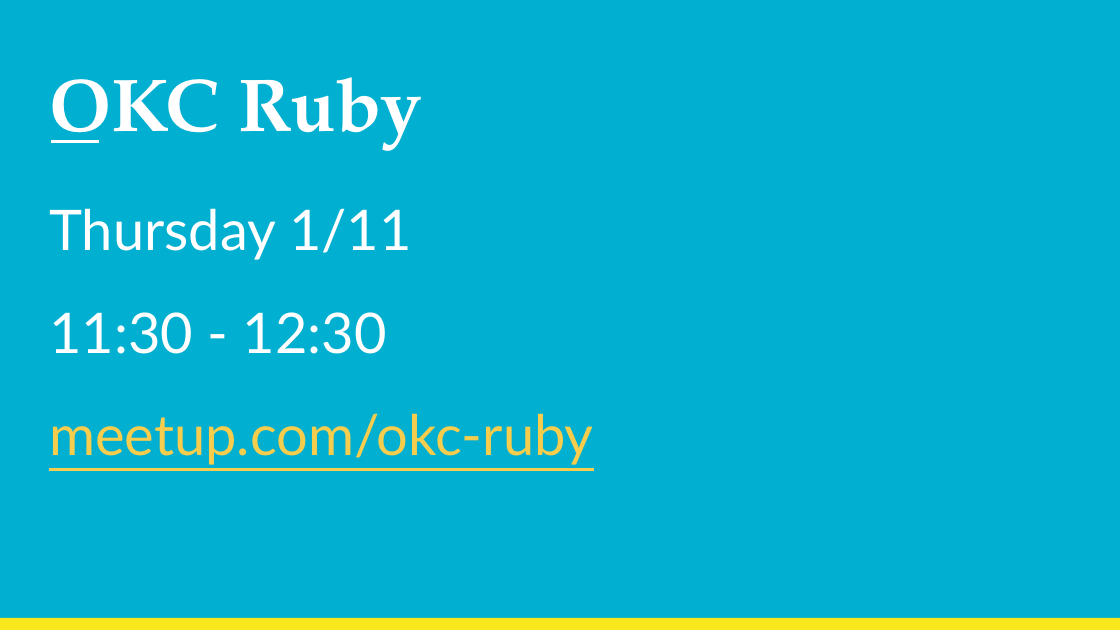
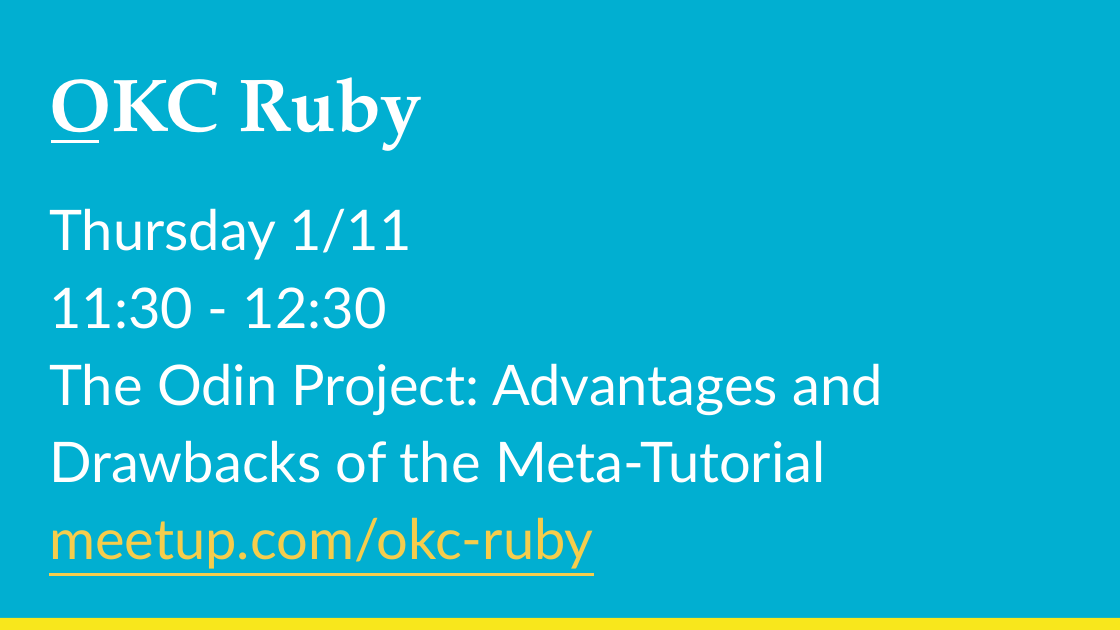
Before and after one commit to kacollins/slideshows, a slide deck: slide 10 of 2018-01-10 OKC Python.pptx. Drawn at 1120x630 pixels with LibreOffice and Linux fonts; fonts in the diff are those of the drawing. Boxes give left, top, right and bottom in pixels: in the first picture for what was removed or moved away, otherwise in the second. Text is boxed around its words. In the diff, an @@ line names an element or a change of style, - is before the commit and + after.

```diff
--- a/2018-01-10 OKC Python.pptx
+++ b/2018-01-10 OKC Python.pptx
@@ text at (49,208,593,569): less space between paragraphs; indent changed @@
@@ text at (49,363,883,483): paragraph added @@
+The Odin Project: Advantages and Drawbacks of the Meta-Tutorial
```
Also in this commit, not shown: 11 other slides changed.
